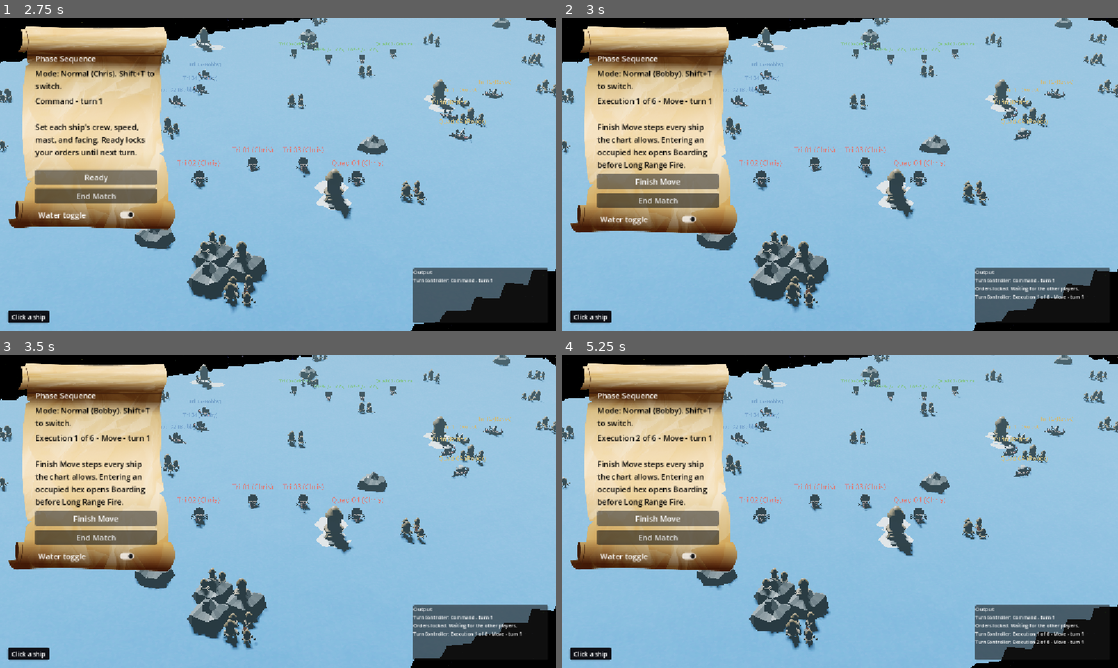
Above: before the commit, frames 1-4 (two rows, left to right).
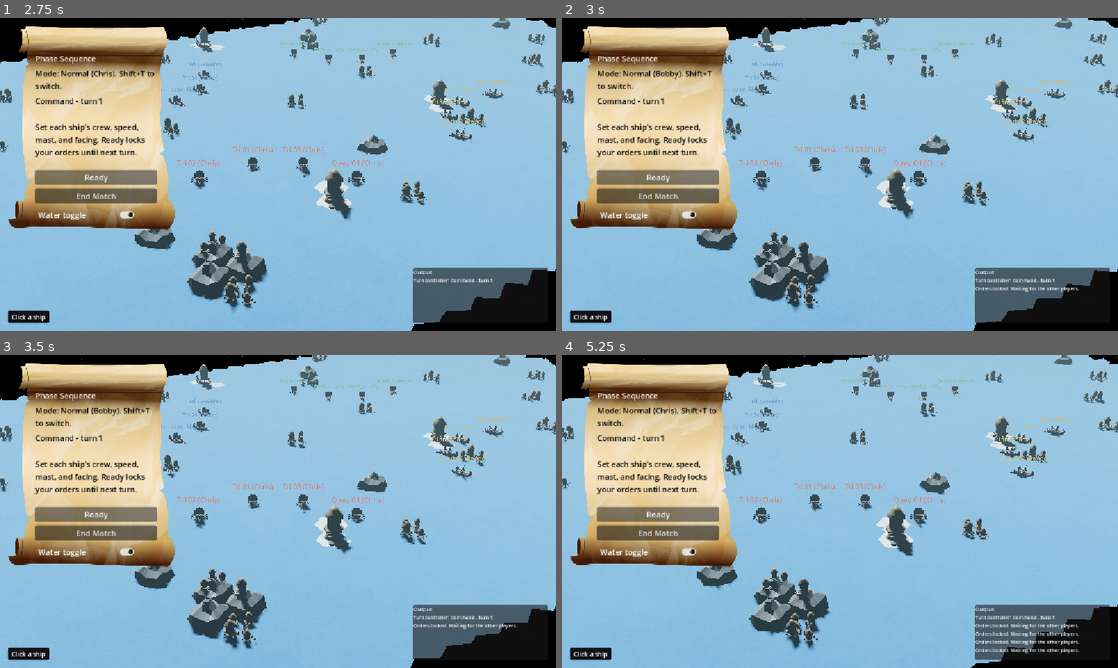
Above: after the commit, the same moments.

Repository: SamEBart/COM_429_RammingSpeed
Game: Godot game, scene res://scenes/title_screen.tscn
Two runs of this game, one before a commit and one after it. Both use one fixed random seed, a clock stepped at 60 frames per second and the inputs below.
Inputs:
- Up to frame 1 (2.75 s): click "Start" at 0.5 s; click "Begin Scenario" at 1.25 s; click "Begin Match" at 2 s
- Up to frame 2 (3 s): click "Ready" at 2.75 s
- Up to frame 3 (3.5 s): no input
- Up to frame 4 (5.25 s): click "Finish Move" (after the commit: "Ready") at 3.5 s; click "Finish Long Range Fire" (after the commit: "Ready") at 4.25 s; click "Finish Boarding" (after the commit: "Ready") at 5 s

Frame 1 is identical in both runs. In frame 2, 4.8% of the frame differs, in the area x 1-94%, y 2-90%; in frame 3, 4.8%; in frame 4, 5.3%, in the area x 1-94%, y 2-96%.

Commit message:
fix: made active player loop properly and prevented input-freezing

Diff:
--- a/scripts/Global.gd
+++ b/scripts/Global.gd
@@ -5,6 +5,7 @@
 var _action = 0
 var _subAction = 0
 var threads: Array[Thread] = []
+var humanPlayers : int = 2
 
 ## Currently setup for prototype_unit rotation (block part as head)
 var _hexUp: int = 270
--- a/scripts/turn/turn_controller.gd
+++ b/scripts/turn/turn_controller.gd
@@ -119,10 +119,10 @@
 func press_ready() -> bool:
 	if phase != Phase.COMMAND or local_ready:
 		return false
-	local_ready = true
+	#local_ready = true
 	_Log.push("Orders locked. Waiting for the other players.")
-	if local_player_id <= 2 : #change to match to total human players
-		local_player_id += 1
+	local_player_id += 1
+	if local_player_id > Global.humanPlayers : local_player_id = 1
 	if all_players_ready():
 		return lock_command()
 	phase_changed.emit(phase, execution_step, turn_number)
Not shown: 1 places in scenes/GameScene.tscn that only renumber resources
